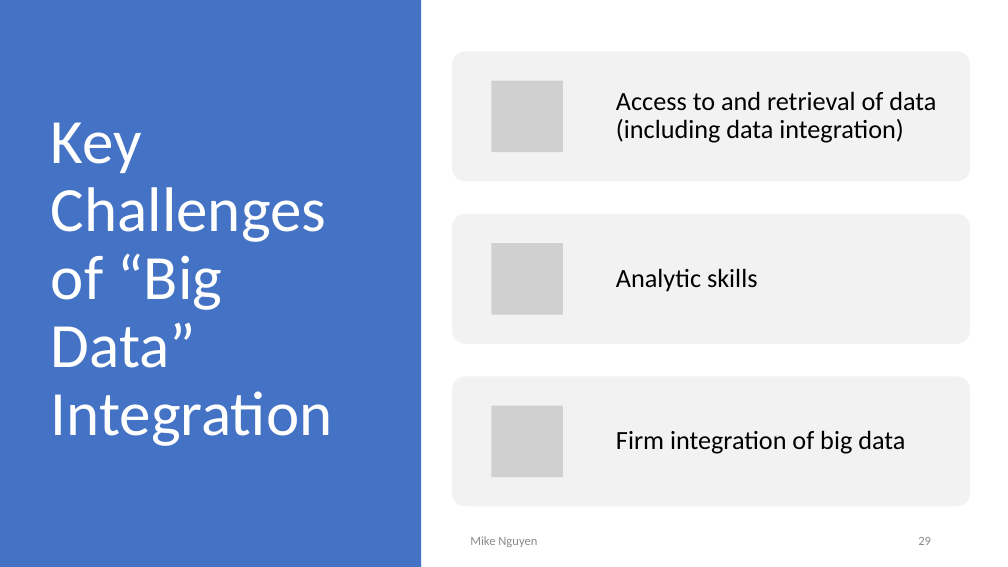
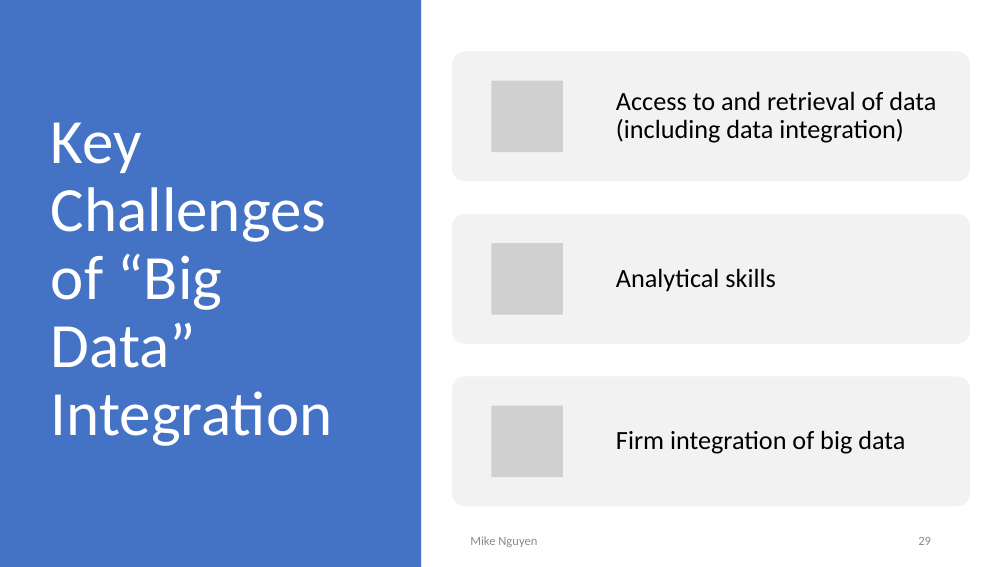
Before and after one commit to mikenguyen13/mar4050, a slide deck: slide 29 of lectures/3/Information Systems, Dashboards & Data Analytics.pptx. Drawn at 1008x567 pixels with LibreOffice and Linux fonts; fonts in the diff are those of the drawing; grey boxes stand for pictures. Boxes give left, top, right and bottom in pixels: in the first picture for what was removed or moved away, otherwise in the second. Text is boxed around its words. In the diff, an @@ line names an element or a change of style, - is before the commit and + after.

```diff
--- a/lectures/3/Information Systems, Dashboards & Data Analytics.pptx
+++ b/lectures/3/Information Systems, Dashboards & Data Analytics.pptx
@@ text at (616, 268, 775, 292): text changed @@
-Analytic skills
+Analytical skills
```
Also in this commit, not shown: 2 other slides changed.
